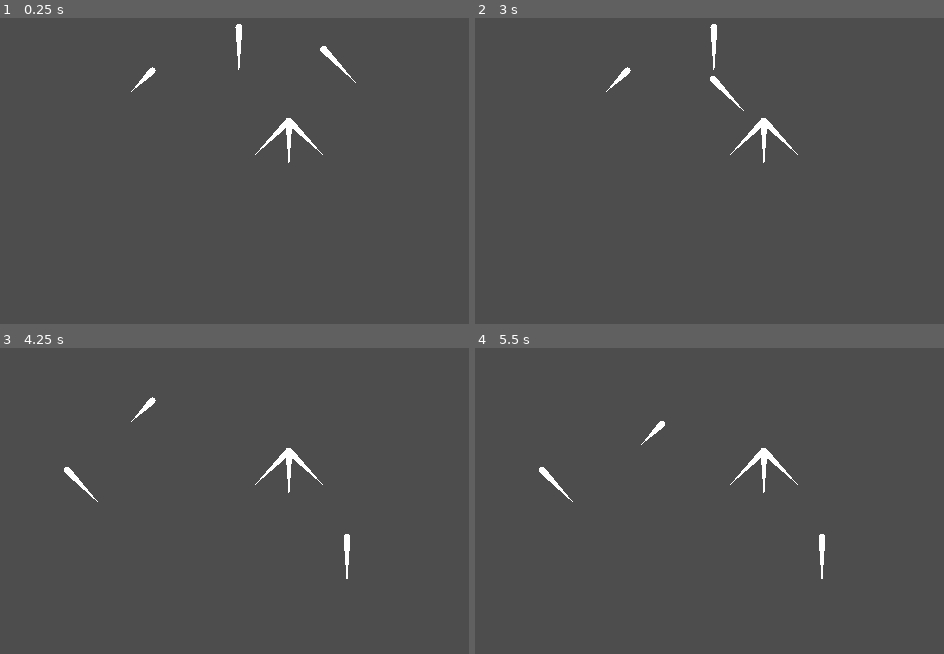
Above: before the commit, frames 1-4 (two rows, left to right).
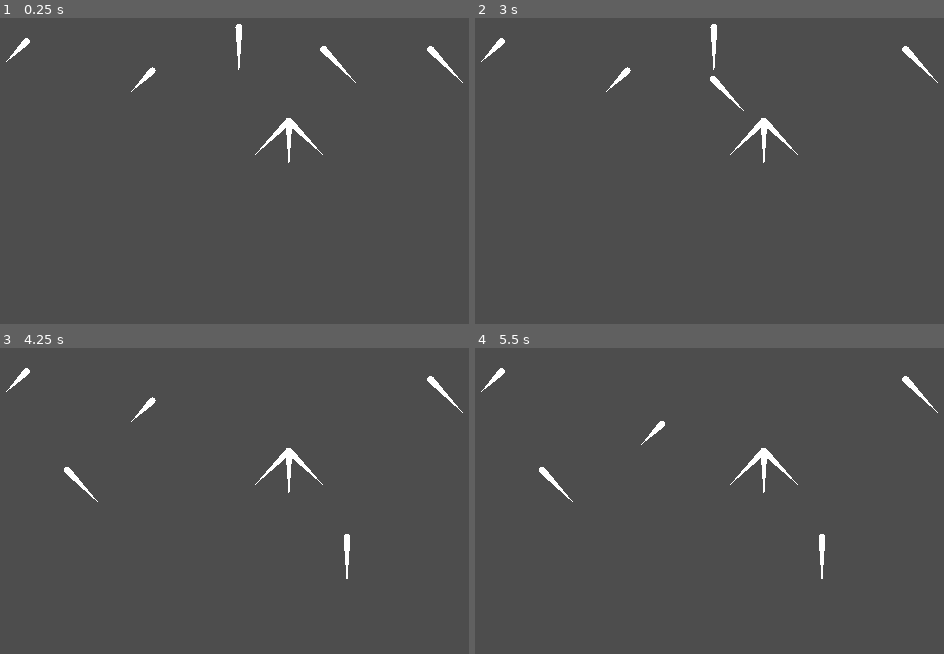
Above: after the commit, the same moments.

Repository: Disablak/ggj23
Game: Godot game, scene res://Main.tscn
The game is run twice, just before and just after one commit, with the same random seed, the same clock (stepped at 60 frames per second) and the same inputs.
Inputs (mouse positions are in pixels of both pictures, inside the frame that each line leads up to):
- Up to frame 1 (0.25 s): no input
- Up to frame 2 (3 s): tap Enter at 0.5, 2 s; drag from (765, 122) to (864, 106) at 0.52 s; tap Space at 1.25, 2.75 s; drag from (765, 122) to (742, 296) at 1.27 s; move the mouse to (765, 122) at 2.02 s; click (765, 122) at 2.17 s; drag from (798, 48) to (540, 140) at 2.77 s
- Up to frame 3 (4.25 s): tap Enter at 3.5 s; drag from (239, 357) to (347, 537) at 3.52 s
- Up to frame 4 (5.5 s): tap Space at 4.25 s; drag from (625, 400) to (662, 424) at 4.27 s; move the mouse to (822, 537) at 5.02 s; click (822, 537) at 5.17 s

The runs differ from the first frame. In frame 1, 0.2% of the frame differs, in the area x 1-99%, y 6-22%; in frame 2, 0.2%; in frame 3, 0.2%; in frame 4, 0.2%.

Commit message:
max stick children

Diff:
--- a/Main.tscn
+++ b/Main.tscn
@@ -28,6 +28,9 @@
 [node name="Stick4" parent="." instance=ExtResource("1_yro78")]
 position = Vector2(600, 97)
 
+[node name="Stick8" parent="." instance=ExtResource("1_yro78")]
+position = Vector2(754, 97)
+
 [node name="Stick5" parent="." instance=ExtResource("1_yro78")]
 position = Vector2(478, 65)
 
@@ -40,8 +43,15 @@
 [node name="Line2D" parent="Stick6" index="1"]
 points = PackedVector2Array(2.08165e-12, 2.08165e-12, -30, 30)
 
+[node name="Stick7" parent="." instance=ExtResource("1_yro78")]
+position = Vector2(172, 86)
+
+[node name="Line2D" parent="Stick7" index="1"]
+points = PackedVector2Array(2.08165e-12, 2.08165e-12, -30, 30)
+
 [editable path="Stick"]
 [editable path="Stick2"]
 [editable path="Stick3"]
 [editable path="Stick5"]
 [editable path="Stick6"]
+[editable path="Stick7"]
--- a/project.godot
+++ b/project.godot
@@ -21,5 +21,6 @@
 
 [display]
 
+window/handheld/orientation=1
 window/stretch/mode="canvas_items"
 window/stretch/aspect="expand"
--- a/scripts/RootsController.gd
+++ b/scripts/RootsController.gd
@@ -3,6 +3,7 @@
 
 
 const DISTANCE_TO_DETECT_POINTS := 20
+const MAX_STICK_CHILDREN := 3
 
 @export var all_sticks: Array[Stick]
 
@@ -38,6 +39,13 @@
 		if distance_to_points > DISTANCE_TO_DETECT_POINTS:
 			continue
 
+		if stick.stick_children.size() >= MAX_STICK_CHILDREN:
+			printerr("Too many sticks!")
+			return
+
+		stick.stick_children.append(selected_stick)
+		selected_stick.stick_parent = stick
+
 		selected_stick.position = stick_pos
 		selected_stick.is_connected_to_root = true
 		all_sticks.append(selected_stick)
--- a/scripts/Stick.gd
+++ b/scripts/Stick.gd
@@ -9,6 +9,8 @@
 
 var can_drag := false
 
+var stick_parent: Stick
+var stick_children: Array[Stick]
 
 # Called when the node enters the scene tree for the first time.
 func _ready() -> void:
